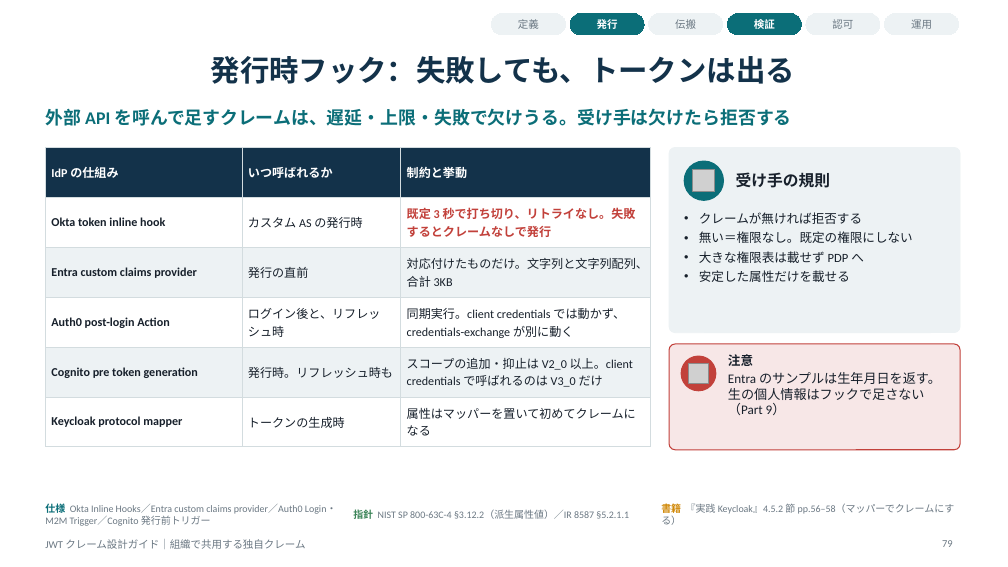
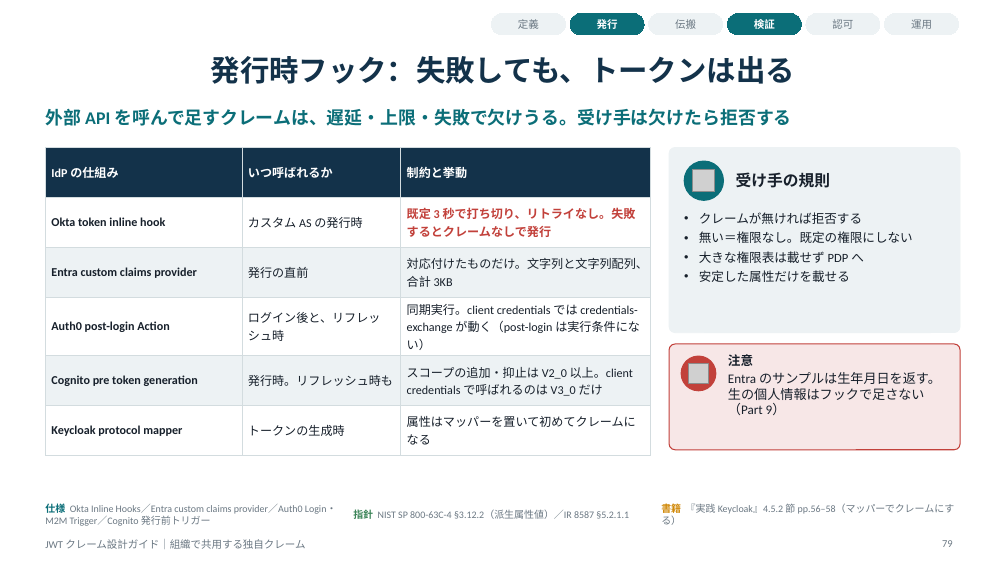
Before and after one commit to Takenori-Kusaka/jwt-claims-guide, a slide deck: slide 79 of slides/JWT_クレーム設計ガイド.pptx. Drawn at 1008x567 pixels with LibreOffice and Linux fonts; fonts in the diff are those of the drawing; grey boxes stand for pictures. Boxes give left, top, right and bottom in pixels: in the first picture for what was removed or moved away, otherwise in the second. Text is boxed around its words. In the diff, an @@ line names an element or a change of style, - is before the commit and + after.

```diff
--- a/slides/JWT_クレーム設計ガイド.pptx
+++ b/slides/JWT_クレーム設計ガイド.pptx
@@ table at (45, 147, 650, 449) @@
-row 4, column 3: 同期実行。client credentials では動かず、credentials-exchange が別に動く
+row 4, column 3: 同期実行。client credentials では credentials-exchange が動く（post-login は実行条件にない）
```
Also in this commit, not shown: 6 other slides changed, 17 other files.
